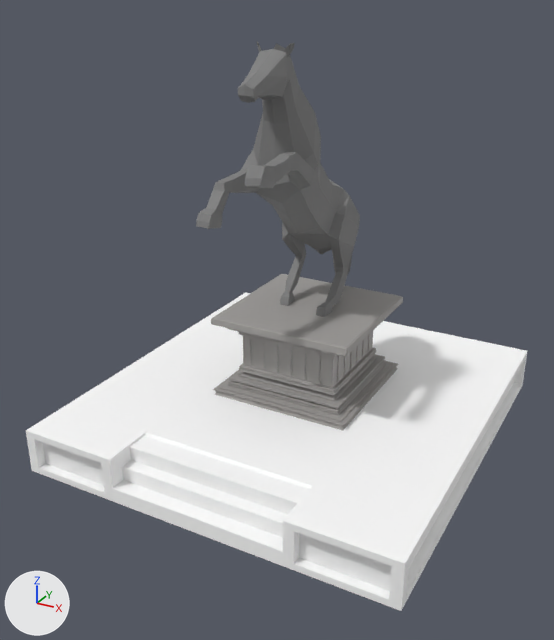
What one commit did to the FBX model Assets/Models/Tiles/monument.fbx.
Both versions are drawn from a camera (50 mm lens) standing at (3.33, -6.4, 4.96) and looking at (-0.09, -0.18, 1.85). The axes (+X, +Y, +Z) are drawn at lower left. The lights are the same throughout. Where no turn or scale is listed for an object, it has been applied to the vertices.

Script lines for the objects in view, before the commit:
```python
me_cube_008 = bpy.data.meshes.new('Cube.008')
me_cube_008.from_pydata(...)  # 593 vertices, 450 faces; spans x -0.87..0.87, y -0.87..0.87, z 0.02..2.33
me_cube_008.materials.append(mat_marble)  # grey #9c9a98
me_cube_012 = bpy.data.meshes.new('Cube.012')
me_cube_012.from_pydata(...)  # 89 vertices, 82 faces; spans x -1.96..1.96, y -1.9..2.3, z 0.0..0.48
me_cube_012.materials.append(mat_bank)  # white #ffffff
me_cylinder_012 = bpy.data.meshes.new('Cylinder.012')
me_cylinder_012.from_pydata(...)  # 336 vertices, 364 faces; spans x -0.39..0.38, y -1.62..0.92, z -0.03..2.69
me_cylinder_012.materials.append(mat_statue)  # grey #7e7e7e
ob_bank = bpy.data.objects.new('Bank', me_cube_012)
ob_bank.location = (0.0, 0.0, 0.46)
ob_horse = bpy.data.objects.new('Horse', me_cylinder_012)
ob_horse.location = (-0.01, 0.38, 1.82)
ob_pedestal = bpy.data.objects.new('Pedestal', me_cube_008)
ob_pedestal.location = (0.02, 0.35, 0.92)
ob_pedestal.scale = (0.872, 0.872, 0.392)
```
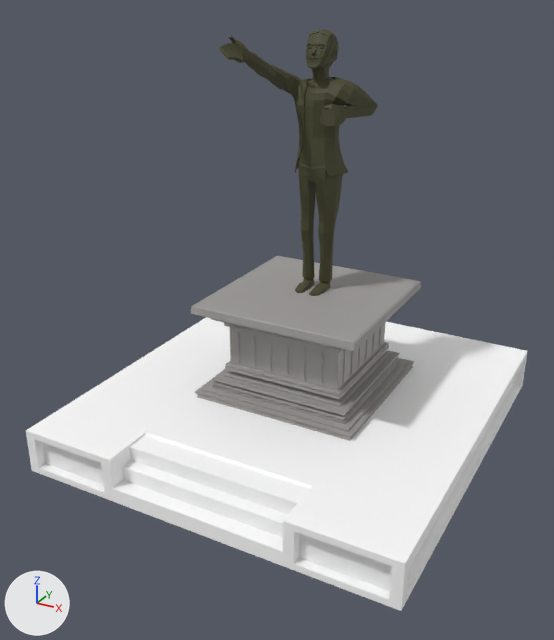
Location of each change, (x1, y1, x2, y2) in pixels of the pictures (554 x 640 px):
'Pedestal', moved, rescaled (20% wider, 18% taller)
    before: (211, 274, 403, 430)
    after: (191, 256, 421, 441)
'Horse', deleted
    before: (196, 42, 360, 317)
'BaseHuman', added (yellow)
    after: (219, 29, 378, 296)

The edits, one by one:
Material 'Material.001' (mat_material_001) is new.
Its base color is (0.0578, 0.0573, 0.0208) (dark yellow #444428).
Its roughness is 0.69.
Mesh me_cylinder_002 is new.
It has 1042 vertices, 1161 faces and spans x -0.51..0.48, y -0.97..0.37, z -1.57..1.04.
It uses material mat_material_001 (dark yellow #444428).
Object 'Horse' (ob_horse) is deleted.
Object 'Pedestal' (ob_pedestal) moves from (0.02, 0.35, 0.92) to (0.02, 0.35, 0.9).
Object 'Pedestal' (ob_pedestal) is rescaled from (0.872, 0.872, 0.392) to (1.04, 1.04, 0.466).
Object 'BaseHuman' (ob_basehuman) is new; it shows me_cylinder_002.
Its location is (-0.01, 0.51, 3.53).
